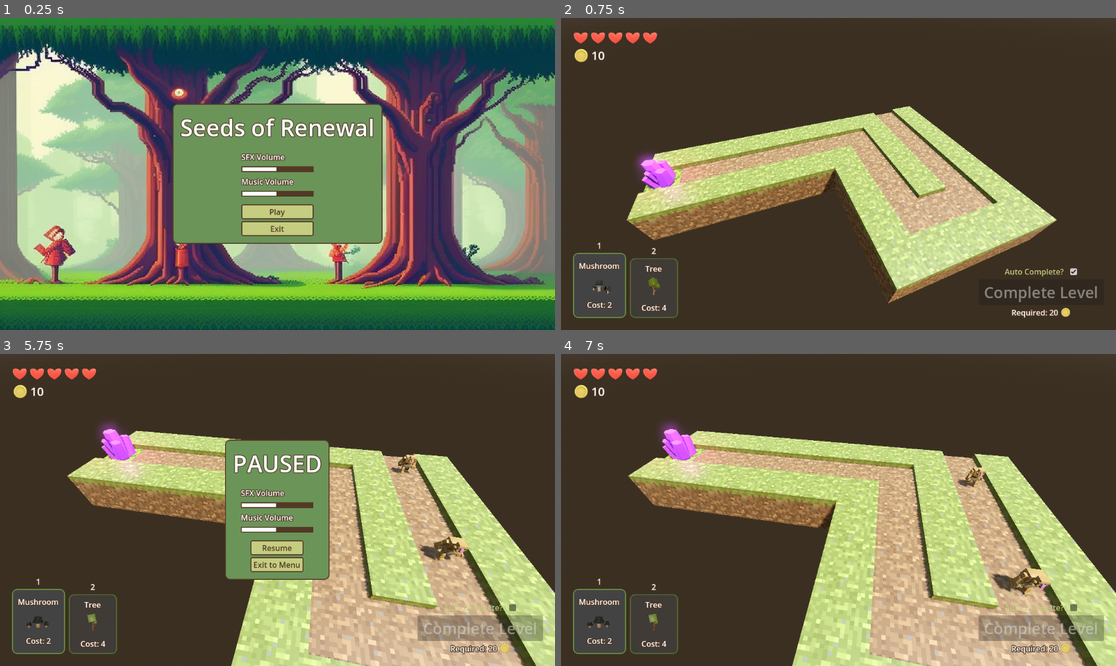
Above: before the commit, frames 1-4 (two rows, left to right).
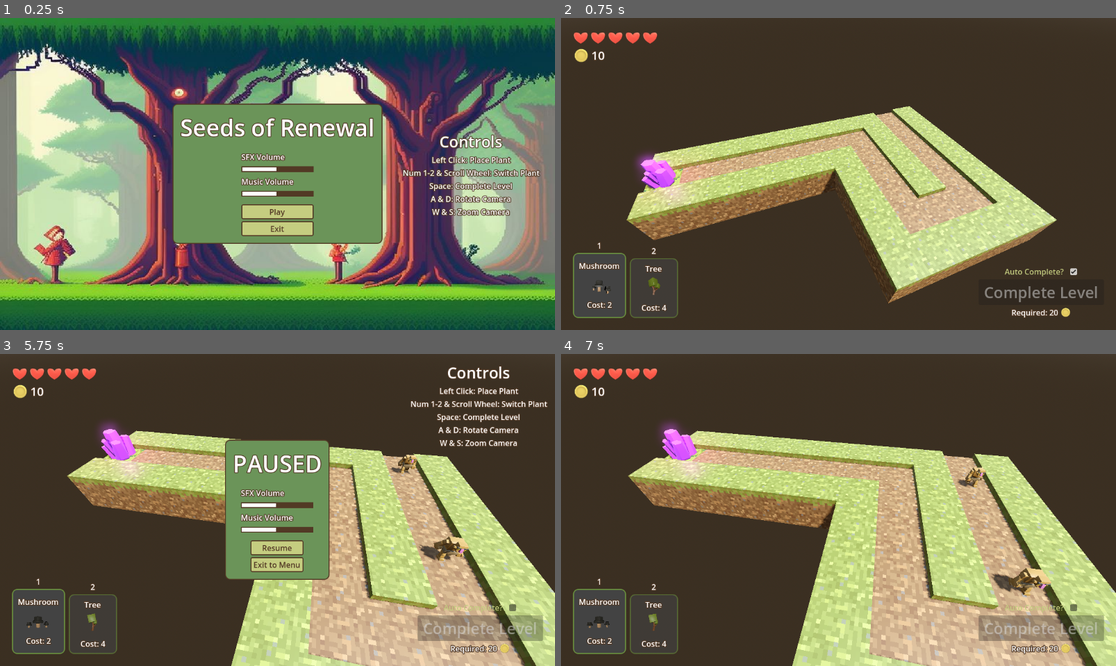
Above: after the commit, the same moments.

Repository: TheBoysJams/SeedsOfRenewal
Game: Godot game, scene res://UI/main_menu.tscn
The game is run twice, just before and just after one commit, with the same random seed, the same clock (stepped at 60 frames per second) and the same inputs.
Inputs (mouse positions are in pixels of both pictures, inside the frame that each line leads up to):
- Up to frame 1 (0.25 s): no input
- Up to frame 2 (0.75 s): click "Play" at 0.5 s
- Up to frame 3 (5.75 s): click "Auto Complete?" at 1.25 s; tap Enter at 2 s; move the mouse to (38, 616) at 2.02 s; hold D (RotateRight) 2.03-2.78 s; hold Mouse wheel up (NextPlant) 2.03-2.78 s; click (38, 616) at 2.17 s; move the mouse to (94, 616) at 2.77 s; hold A (RotateLeft) 2.78-3.53 s; tap 1 (Plant1) at 2.85 s; click (94, 616) at 2.92 s; move the mouse to (333, 441) at 3.52 s; hold D (RotateRight) 3.53-5.03 s; tap 2 (Plant2) at 3.6 s; move the mouse to (249, 572) at 4.27 s; tap Mouse wheel down (PreviousPlant) at 4.35 s; click (249, 572) at 4.42 s; move the mouse to (444, 556) at 5.02 s; hold A (RotateLeft) from 5.03 s (still down); hold W (ZoomIn) from 5.03 s (still down); tap Escape (escape) at 5.65 s
- Up to frame 4 (7 s): move the mouse to (672, 463) at 5.77 s; release W (ZoomIn) at 5.78 s; tap S (ZoomOut) at 5.85 s; release A (RotateLeft) at 6.5 s; click "Resume" at 6.5 s

The runs differ from the first frame. In frame 1, 1.8% of the frame differs, in the area x 72-98%, y 37-64%; in frame 2, nothing differs; in frame 3, 1.2%; in frame 4, nothing differs.

Commit message:
Add controls instructions

Diff:
--- /dev/null
+++ b/RenewalTreeDefence/UI/controls_gui.tscn
@@ -0,0 +1,41 @@
+[gd_scene format=3 uid="uid://ca1wfwi3puijs"]
+
+[node name="ControlsGUI" type="MarginContainer"]
+offset_right = 284.0
+offset_bottom = 180.0
+size_flags_horizontal = 4
+size_flags_vertical = 4
+
+[node name="VBoxContainer" type="VBoxContainer" parent="."]
+layout_mode = 2
+
+[node name="Label6" type="Label" parent="VBoxContainer"]
+layout_mode = 2
+theme_override_font_sizes/font_size = 32
+text = "Controls"
+horizontal_alignment = 1
+
+[node name="Label" type="Label" parent="VBoxContainer"]
+layout_mode = 2
+text = "Left Click: Place Plant"
+horizontal_alignment = 1
+
+[node name="Label2" type="Label" parent="VBoxContainer"]
+layout_mode = 2
+text = "Num 1-2 & Scroll Wheel: Switch Plant"
+horizontal_alignment = 1
+
+[node name="Label5" type="Label" parent="VBoxContainer"]
+layout_mode = 2
+text = "Space: Complete Level"
+horizontal_alignment = 1
+
+[node name="Label3" type="Label" parent="VBoxContainer"]
+layout_mode = 2
+text = "A & D: Rotate Camera"
+horizontal_alignment = 1
+
+[node name="Label4" type="Label" parent="VBoxContainer"]
+layout_mode = 2
+text = "W & S: Zoom Camera"
+horizontal_alignment = 1
--- a/RenewalTreeDefence/UI/main_menu.tscn
+++ b/RenewalTreeDefence/UI/main_menu.tscn
@@ -1,10 +1,11 @@
-[gd_scene load_steps=6 format=3 uid="uid://cn7rsdy4ic8vu"]
+[gd_scene load_steps=7 format=3 uid="uid://cn7rsdy4ic8vu"]
 
 [ext_resource type="Script" path="res://UI/MainMenu.gd" id="1_68kyx"]
 [ext_resource type="Script" path="res://UI/VolumeSlider.gd" id="2_i0hd0"]
 [ext_resource type="PackedScene" uid="uid://bivvk3fq6tihm" path="res://Levels/level_one.tscn" id="2_ndo85"]
 [ext_resource type="Texture2D" uid="uid://cdv5po6dwdsmj" path="res://Assets/Images/Forest.jpg" id="3_bwmo5"]
 [ext_resource type="PackedScene" uid="uid://3ajgyturdg8s" path="res://UI/sound_button.tscn" id="5_uoy87"]
+[ext_resource type="PackedScene" uid="uid://ca1wfwi3puijs" path="res://UI/controls_gui.tscn" id="6_6fam1"]
 
 [node name="MainMenu" type="CanvasLayer"]
 process_mode = 3
@@ -24,6 +25,10 @@
 anchor_bottom = 1.0
 grow_horizontal = 2
 grow_vertical = 2
+theme_override_constants/margin_left = 32
+theme_override_constants/margin_top = 32
+theme_override_constants/margin_right = 32
+theme_override_constants/margin_bottom = 32
 
 [node name="PanelContainer" type="PanelContainer" parent="MarginContainer"]
 layout_mode = 2
@@ -98,6 +103,10 @@
 size_flags_vertical = 4
 text = "Exit"
 
+[node name="ControlsGUI" parent="MarginContainer" instance=ExtResource("6_6fam1")]
+layout_mode = 2
+size_flags_horizontal = 8
+
 [connection signal="value_changed" from="MarginContainer/PanelContainer/MarginContainer/VBoxContainer/VBoxContainer/SfxSlider" to="MarginContainer/PanelContainer/MarginContainer/VBoxContainer/VBoxContainer/SfxSlider" method="_on_value_changed"]
 [connection signal="value_changed" from="MarginContainer/PanelContainer/MarginContainer/VBoxContainer/VBoxContainer/MusicSlider" to="MarginContainer/PanelContainer/MarginContainer/VBoxContainer/VBoxContainer/MusicSlider" method="_on_value_changed"]
 [connection signal="pressed" from="MarginContainer/PanelContainer/MarginContainer/VBoxContainer/VBoxContainer2/PlayButton" to="." method="on_play_pressed"]
--- a/RenewalTreeDefence/UI/pause_menu.tscn
+++ b/RenewalTreeDefence/UI/pause_menu.tscn
@@ -1,8 +1,9 @@
-[gd_scene load_steps=4 format=3 uid="uid://cm4gkchemv2ui"]
+[gd_scene load_steps=5 format=3 uid="uid://cm4gkchemv2ui"]
 
 [ext_resource type="Script" path="res://UI/PauseMenu.gd" id="1_6qgws"]
 [ext_resource type="Script" path="res://UI/VolumeSlider.gd" id="2_ll2cs"]
 [ext_resource type="PackedScene" uid="uid://3ajgyturdg8s" path="res://UI/sound_button.tscn" id="3_m1w8j"]
+[ext_resource type="PackedScene" uid="uid://ca1wfwi3puijs" path="res://UI/controls_gui.tscn" id="4_48q75"]
 
 [node name="PauseMenu" type="CanvasLayer"]
 process_mode = 3
@@ -15,6 +16,10 @@
 anchor_bottom = 1.0
 grow_horizontal = 2
 grow_vertical = 2
+theme_override_constants/margin_left = 16
+theme_override_constants/margin_top = 16
+theme_override_constants/margin_right = 16
+theme_override_constants/margin_bottom = 16
 
 [node name="PanelContainer" type="PanelContainer" parent="MarginContainer"]
 layout_mode = 2
@@ -91,6 +96,11 @@
 size_flags_vertical = 4
 text = "Exit to Menu"
 
+[node name="ControlsGUI" parent="MarginContainer" instance=ExtResource("4_48q75")]
+layout_mode = 2
+size_flags_horizontal = 8
+size_flags_vertical = 0
+
 [connection signal="value_changed" from="MarginContainer/PanelContainer/MarginContainer/VBoxContainer/VBoxContainer/SfxSlider" to="MarginContainer/PanelContainer/MarginContainer/VBoxContainer/VBoxContainer/SfxSlider" method="_on_value_changed"]
 [connection signal="value_changed" from="MarginContainer/PanelContainer/MarginContainer/VBoxContainer/VBoxContainer/MusicSlider" to="MarginContainer/PanelContainer/MarginContainer/VBoxContainer/VBoxContainer/MusicSlider" method="_on_value_changed"]
 [connection signal="pressed" from="MarginContainer/PanelContainer/MarginContainer/VBoxContainer/VBoxContainer2/ResumeButton" to="." method="_on_resume_button_pressed"]
